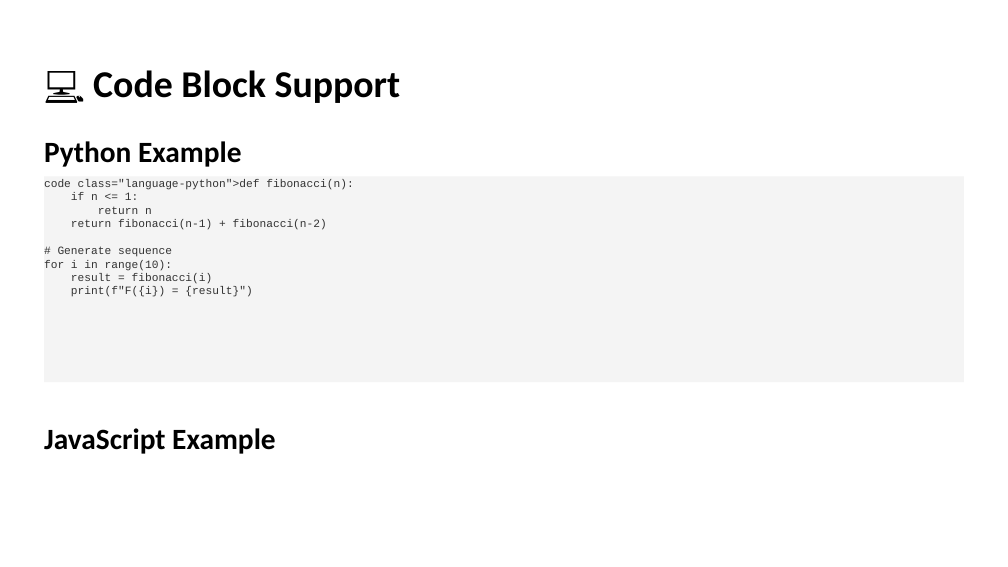
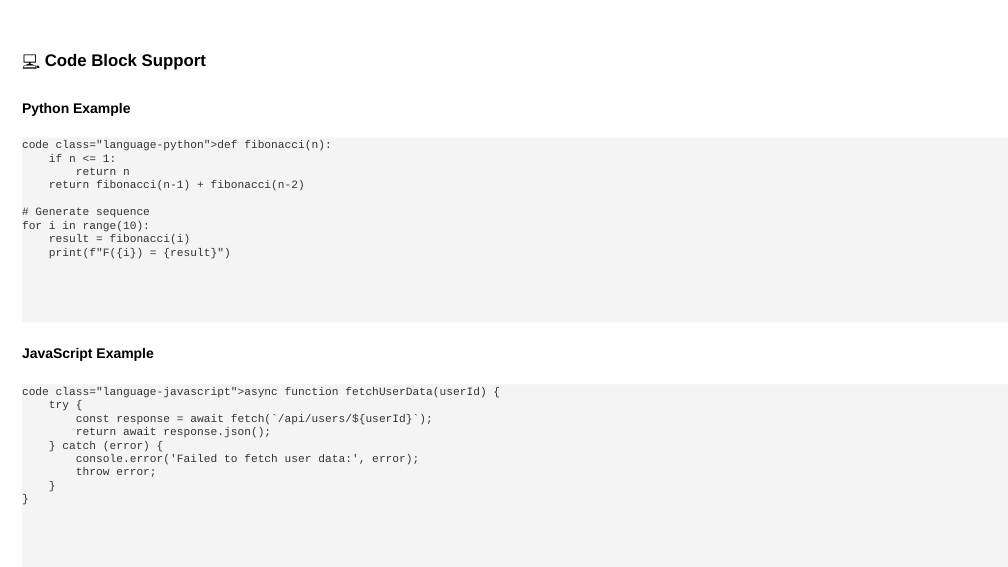
Before and after one commit to louisazhou/slidegenerator, a slide deck: slide 5 of output/comprehensive_demo_default.pptx (slide 7 before the commit). Drawn at 1008x567 pixels with LibreOffice and Linux fonts; fonts in the diff are those of the drawing. Boxes give left, top, right and bottom in pixels: in the first picture for what was removed or moved away, otherwise in the second. Text is boxed around its words. In the diff, an @@ line names an element or a change of style, - is before the commit and + after.

```diff
--- a/output/comprehensive_demo_default.pptx
+++ b/output/comprehensive_demo_default.pptx
@@ text "💻 Code Block Support": place and size @@
-text "💻 Code Block Support" at [93, 70, 400, 103]
+text "💻 Code Block Support" at [45, 54, 206, 70]
@@ text "💻 Code Block Support" at [45, 54, 206, 70]: size 27 to 12 pt, font Calibri to Arial; more space between paragraphs @@
@@ text "Python Example": place and size @@
-text "Python Example" at [44, 141, 242, 167]
+text "Python Example" at [22, 103, 130, 116]
@@ text "Python Example" at [22, 103, 130, 116]: size 21 to 10 pt, font Calibri to Arial; more space between paragraphs @@
@@ rectangle "code class="language-python">def fibonacci(n): if n ...": place and size @@
-rectangle "code class="language-python">def fibonacci(n): if n ..." at [44, 176, 964, 382]
+rectangle "code class="language-python">def fibonacci(n): if n ..." at [22, 137, 1008, 322]
@@ text "JavaScript Example" at [22, 348, 153, 361]: size 21 to 10 pt, font Calibri to Arial; more space between paragraphs @@
@@ text "JavaScript Example": place and size @@
-text "JavaScript Example" at [44, 428, 276, 454]
+text "JavaScript Example" at [22, 348, 153, 361]
@@ rectangle added at [22, 384, 1008, 567], fill #F4F4F4, 8 pt, text #333333 @@
+code class="language-javascript">async function fetchUserData(userId) {
+try {
+const response = await fetch(`/api/users/${userId}`);
+return await response.json();
+} catch (error) {
+console.error('Failed to fetch user data:', error);
+throw error;
+}
+}
```
Also in this commit, not shown: 13 other slides changed, 7 slides added, 9 slides removed, 25 other files.
